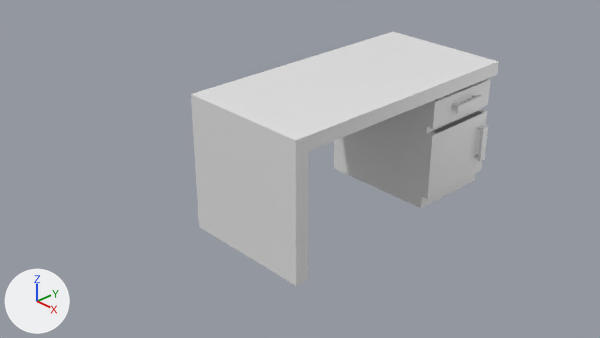
Two versions of the Blender file modern/models/multidecor_wooden_desk.blend, one commit apart.
One viewpoint serves both versions: the file's camera 'Camera'. Lighting does not change. The marker at lower left points along +X, +Y and +Z.

The older version as bpy lines, for what is in view:
```python
mat_material = principled_material('Material')
mat_material.base_color = (0.8, 0.8, 0.8)  # white #e7e7e7
mat_material.roughness = 0.4
me_cube = bpy.data.meshes.new('Cube')
me_cube.from_pydata(...)  # 97 vertices, 78 faces; spans x -1.0..1.02, y -1.0..3.0, z -1.0..1.0
me_cube.materials.append(mat_material)  # white #e7e7e7
me_cube_005 = bpy.data.meshes.new('Cube.005')
me_cube_005.from_pydata(...)  # 58 vertices, 54 faces; spans x -0.9..1.02, y 1.7..3.0, z 0.3..0.7
me_cube_005.materials.append(mat_material)  # white #e7e7e7
ob_cube = bpy.data.objects.new('Cube', me_cube)
ob_cube.location = (0.0, 0.0, 0.0)
ob_cube_001 = bpy.data.objects.new('Cube.001', me_cube_005)
ob_cube_001.location = (0.0, 0.0, 0.0)
```
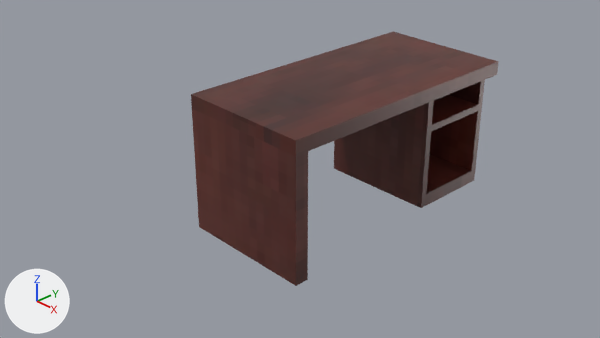
Where the newer file only moved an object's origin or applied its transform, the numbers keep the older frame.

What differs and where, as boxes [x1, y1, x2, y2] in the pictures (600 x 338 px):
'Cube', surface changed, reshaped (white to brown)
    both: [191, 32, 499, 286]
'Cube.001', hidden
    before: [427, 79, 491, 129]
part 1 of me_cube, deleted
    before: [474, 125, 488, 162]
part 2 of me_cube, deleted
    before: [422, 109, 487, 199]
part 3 of me_cube, built on
    before: [334, 108, 482, 208]
    after: [334, 105, 482, 208]
part 4 of me_cube, surface changed (white to brown)
    both: [191, 32, 499, 286]

Patch to the scene script:
```diff
--- a/modern/models/multidecor_wooden_desk.blend.py
+++ b/modern/models/multidecor_wooden_desk.blend.py
@@ img_multidecor_jungle_wood_jpg @@
+img_multidecor_jungle_wood_jpg = load_image('multidecor_jungle_wood.jpg', '../textures/multidecor_jungle_wood.jpg', 64, 64, 'sRGB')
@@ mat_material @@
 mat_material = principled_material('Material')
-mat_material.base_color = (0.8, 0.8, 0.8)  # white #e7e7e7
+mat_material.texture = img_multidecor_jungle_wood_jpg
 mat_material.roughness = 0.4
@@ me_cube @@
 # used by ob_cube; location = (0.0, 0.0, 0.0)
-me_cube.from_pydata(...)  # 97 vertices, 78 faces; spans x -1.0..1.02, y -1.0..3.0, z -1.0..1.0
+me_cube.from_pydata(...)  # 53 vertices, 63 faces; spans x -1.0..1.0, y -1.0..3.0, z -1.0..1.0
+# me_cube part 1: the loose piece of 32 vertices spanning x 0.9..1.02, y 2.76..2.88, z -0.52..0.03 is deleted
+# me_cube part 2: the loose piece of 12 vertices spanning x 0.8..0.9, y 1.7..3.0, z -0.8..0.2 is deleted
+# me_cube part 3
+# 8 faces are deleted
+# 29 new faces join them
+# me_cube part 4: 34 kept faces spanning x -1.0..1.0, y -1.0..3.0, z -1.0..1.0 get new texture (UV) coordinates
 me_cube.materials.append(mat_material)
@@ ob_cube_001 @@
 ob_cube_001.location = (0.0, 0.0, 0.0)
+ob_cube_001.hide_set(True)
```
